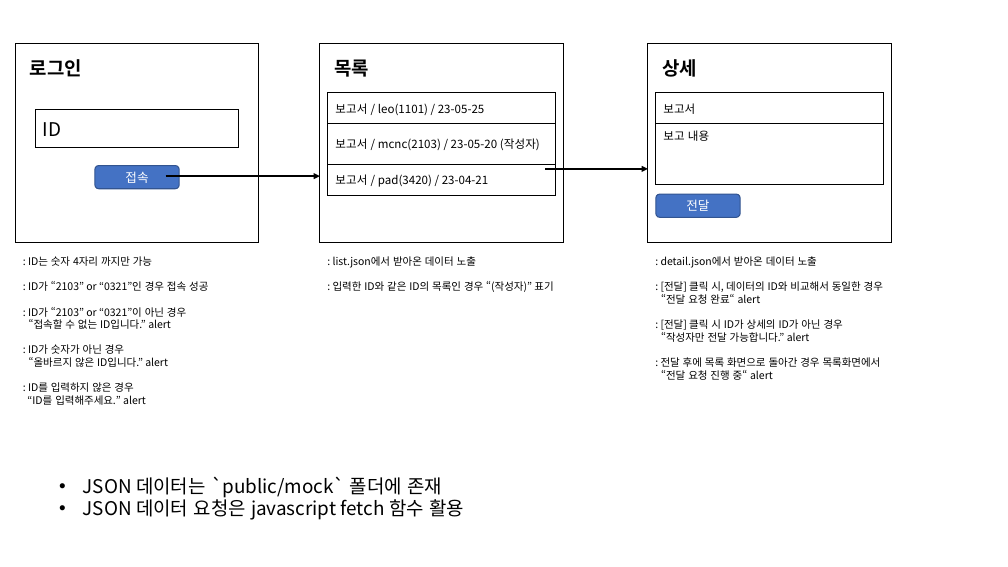
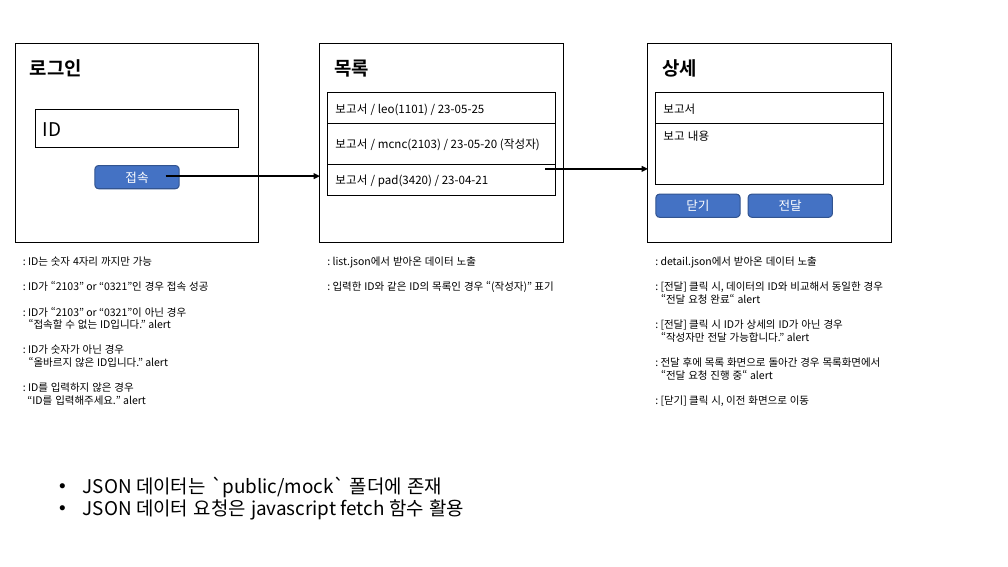
Before and after one commit to rireya/mcnc-ionicVue.sample, a slide deck: slide 1 of 목록상세 실습.pptx. Drawn at 1008x567 pixels with LibreOffice and Linux fonts; fonts in the diff are those of the drawing. Boxes give left, top, right and bottom in pixels: in the first picture for what was removed or moved away, otherwise in the second. Text is boxed around its words. In the diff, an @@ line names an element or a change of style, - is before the commit and + after.

Commit message:
PPT 문서 수정

```diff
--- a/목록상세 실습.pptx
+++ b/목록상세 실습.pptx
@@ rounded rectangle added at (656, 194, 740, 218), fill #4472C4, outline #325491 1 pt, 12 pt, text #FFFFFF @@
+닫기
@@ rounded rectangle "전달": place and size @@
-rounded rectangle "전달" at (656, 194, 740, 218)
+rounded rectangle "전달" at (749, 194, 833, 218)
@@ text at (661, 395, 809, 406): paragraph added @@
+: [닫기] 클릭 시, 이전 화면으로 이동
```
